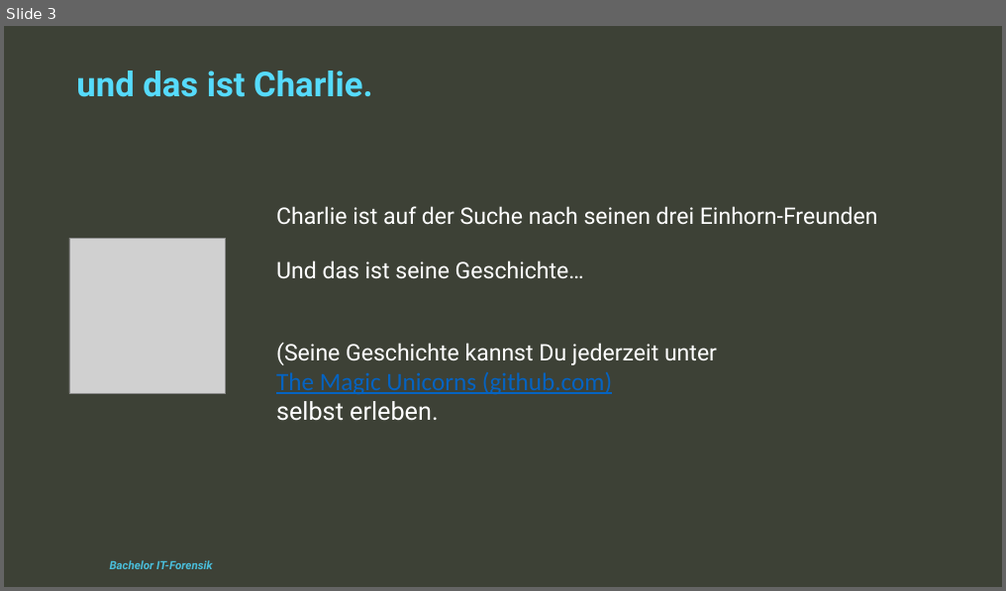
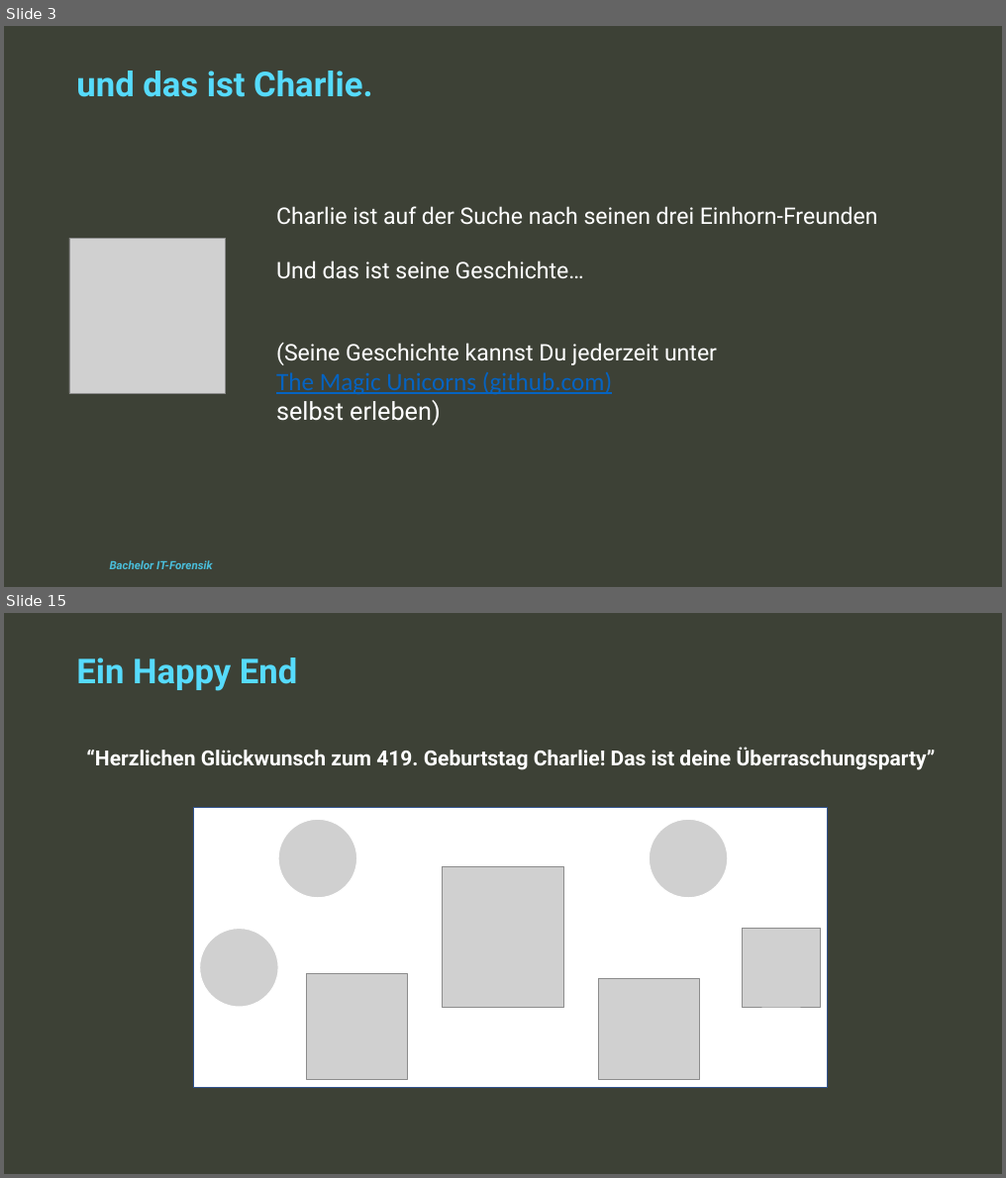
Before and after one commit to The-Magic-Unicorns/pythonescaperoom, a slide deck: TheStory/ProgrammierungII_Gruppe6Mün_EscapeRoom_Präsentation.pptx. Shown one above the other, each under a label of ours: slide 3 before the commit, slides 3 and 15 after it; the slides between them are not shown. The pictures are 1006x591 and 1006x1178 pixels, drawn with LibreOffice and Linux fonts; fonts in the diff are those of the drawing; grey boxes stand for pictures; background and template pictures are left out. Boxes give left, top, right and bottom in pixels: in the first picture for what was removed or moved away, otherwise in the second. Text is boxed around its words. In the diff, an @@ line names an element or a change of style, - is before the commit and + after.

```diff
--- a/TheStory/ProgrammierungII_Gruppe6Mün_EscapeRoom_Präsentation.pptx
+++ b/TheStory/ProgrammierungII_Gruppe6Mün_EscapeRoom_Präsentation.pptx
@@ slide 15 added at (4, 613, 1002, 1174), background #3D4136 @@
@@ text added at (76, 658, 297, 691), 33 pt, text #56DBFD, bold @@
+Ein Happy End
@@ text added at (86, 747, 936, 770), 20 pt, text #FFFFFF, bold @@
+“Herzlichen Glückwunsch zum 419. Geburtstag Charlie! Das ist deine Überraschungsparty”
@@ rectangle added at (193, 808, 828, 1088), fill #FFFFFF, outline #325491 1 pt @@
@@ picture added at (279, 820, 357, 898) @@
@@ picture added at (649, 820, 728, 898) @@
@@ picture added at (442, 866, 563, 1008) @@
@@ picture added at (200, 928, 279, 1007) @@
@@ picture added at (743, 928, 821, 1007) @@
@@ picture added at (307, 973, 408, 1079) @@
@@ picture added at (598, 979, 699, 1080) @@
@@ slide 3 changed as well @@
@@ text at (276, 400, 441, 426): text changed @@
-selbst erleben.
+selbst erleben)
```
Also in this commit, not shown: 1 other slide changed, 11 other slides added, 2 slides removed.
